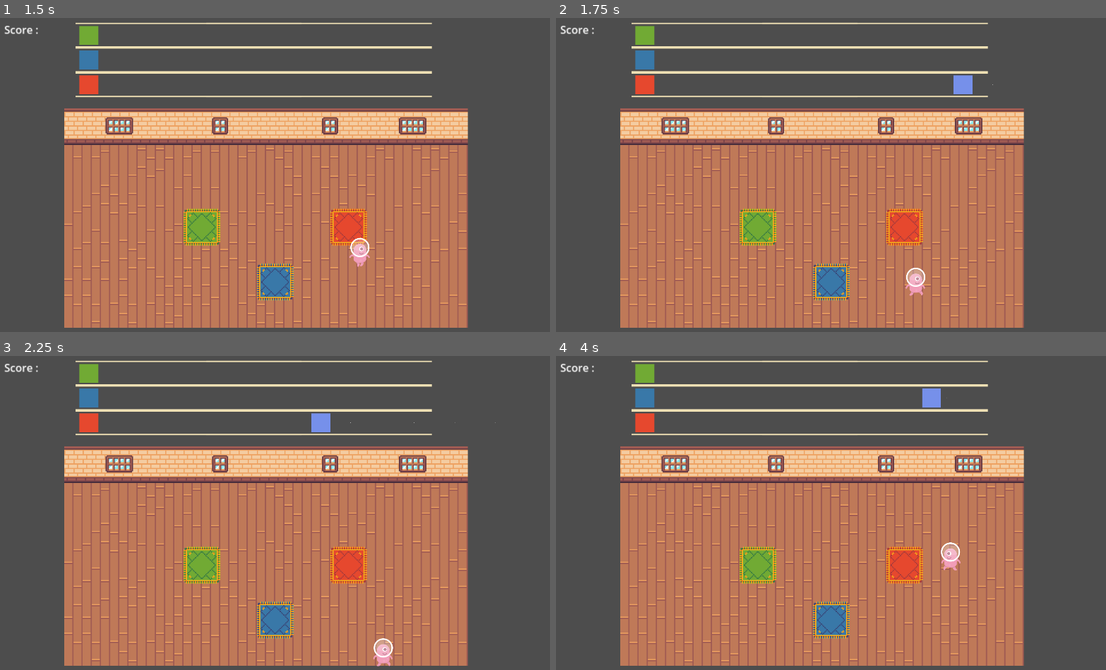
Above: before the commit, frames 1-4 (two rows, left to right).
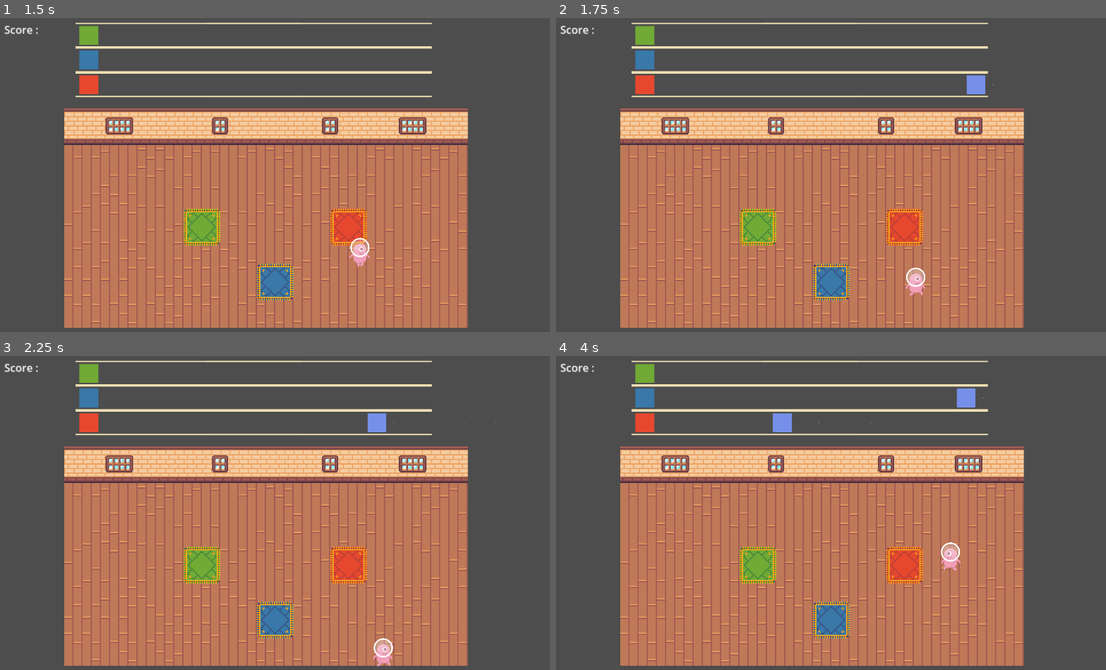
Above: after the commit, the same moments.

Repository: Zenika/gamejam-002-cook-ze-beat
Game: Godot game, scene res://scenes/game.tscn
Same seed, same stepped clock (60 frames per second), same inputs: the game is played once before the commit and once after it. Sound files missing from this copy of the repository are replaced by a short silence.
Inputs:
- Up to frame 1 (1.5 s): tap Enter at 0.5 s; hold Right (move_right) 0.53-1.28 s; tap Space (action) at 0.6 s; hold Down (move_down) from 1.28 s (still down); tap Shift (sprint) at 1.35 s
- Up to frame 2 (1.75 s): keep holding Down (move_down)
- Up to frame 3 (2.25 s): release Down (move_down) at 2.03 s; hold Right (move_right) from 2.03 s (still down); tap Space (action) at 2.1 s
- Up to frame 4 (4 s): release Right (move_right) at 2.78 s; hold Up (move_up) 2.78-3.53 s; tap Shift (sprint) at 2.85 s; hold Left (move_left) from 3.53 s (still down); tap Space (action) at 3.6 s

Frame 1 is identical in both runs. In frame 2, 0.3% of the frame differs, in the area x 72-79%, y 18-25%; in frame 3, 0.4%; in frame 4, 0.6%, in the area x 39-81%, y 10-25%.

Commit message:
feat: ralentit le défilement des notes

Diff:
--- a/scripts/Note.gd
+++ b/scripts/Note.gd
@@ -37,7 +37,7 @@
 		printerr("Invalid lane set for note: " + str(lane))
 		return
 
-	speed = DIST_TO_TARGET / 2.0
+	speed = DIST_TO_TARGET / 4.0
 
 func destroy():
 	$CPUParticles2D.emitting = true
--- a/scripts/partition.gd
+++ b/scripts/partition.gd
@@ -25,7 +25,7 @@
 # Called when the node enters the scene tree for the first time.
 func _ready():
 	randomize()
-	$Conductor.play_with_beat_offset(8)
+	$Conductor.play_with_beat_offset(12)
 
 
 # Called every frame. 'delta' is the elapsed time since the previous frame.
